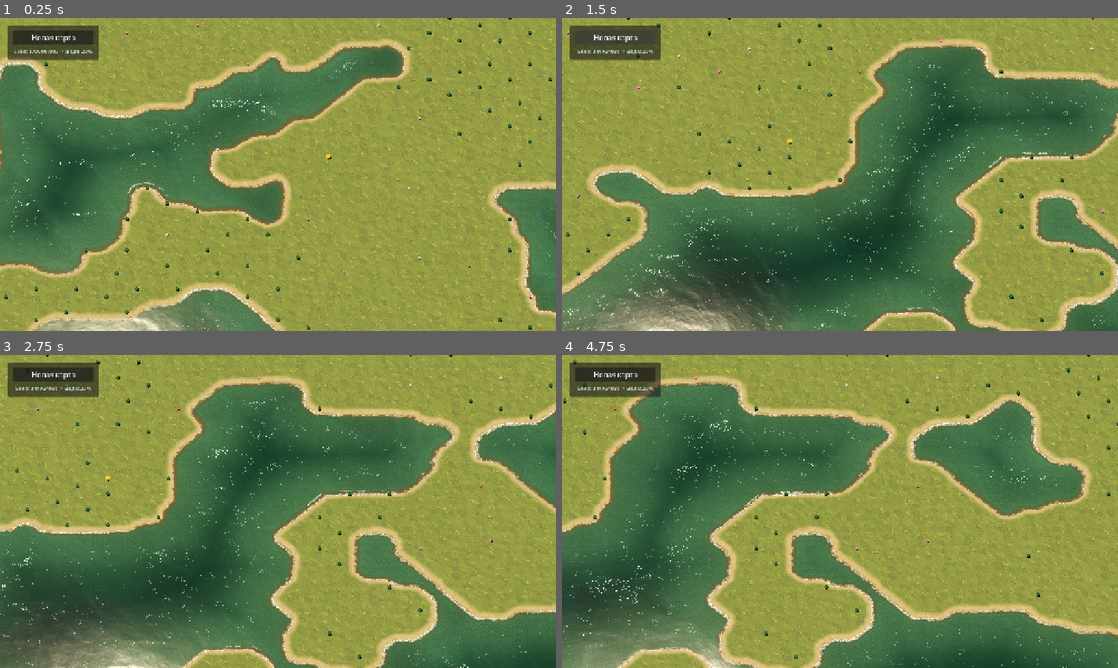
Above: before the commit, frames 1-4 (two rows, left to right).
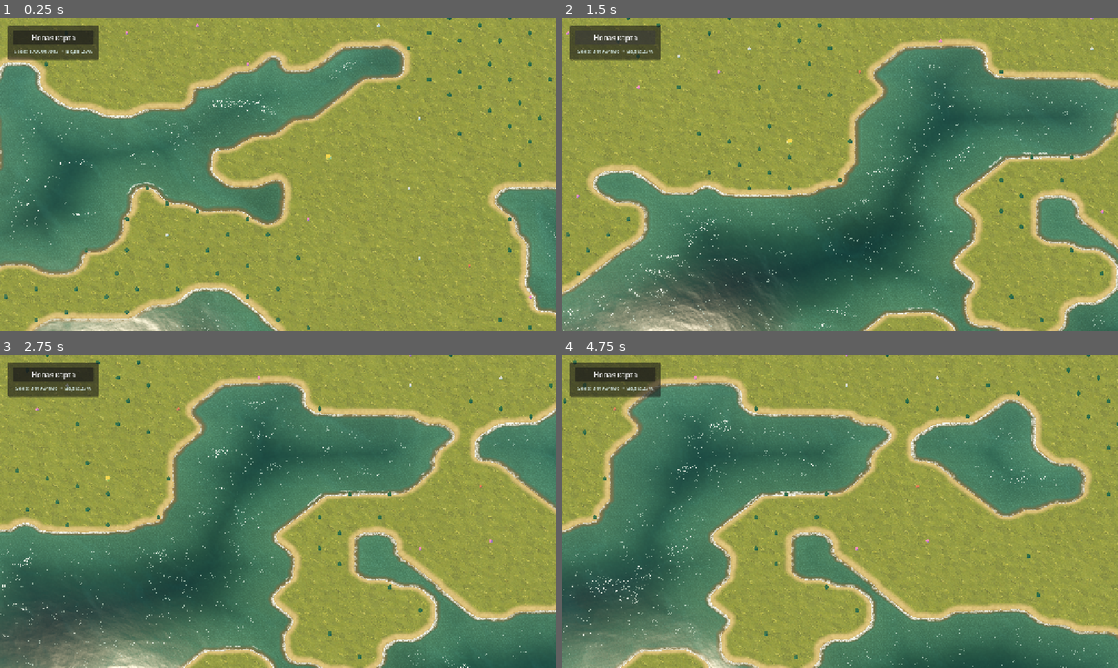
Above: after the commit, the same moments.

Repository: FROSTEG12/RTS-Perlin-Prototype
Game: Godot game, scene res://scenes/main.tscn
Two runs of this game, one before a commit and one after it. Both use one fixed random seed, a clock stepped at 60 frames per second and the inputs below.
Inputs (mouse positions are in pixels of both pictures, inside the frame that each line leads up to):
- Up to frame 1 (0.25 s): no input
- Up to frame 2 (1.5 s): click "Новая карта" at 0.5 s; click "Новая карта" at 1.25 s
- Up to frame 3 (2.75 s): move the mouse to (400, 495) at 2.02 s; hold D from 2.03 s (still down); click (400, 495) at 2.17 s
- Up to frame 4 (4.75 s): release D at 2.75 s; drag from (728, 527) to (812, 574) at 2.77 s; move the mouse to (895, 442) at 3.52 s; hold D 3.53-4.25 s; drag from (812, 574) to (673, 464) at 4.27 s

The runs differ from the first frame. In frame 1, 16% of the frame differs, in the area x 0-100%, y 0-100%; in frame 2, 16%; in frame 3, 15%; in frame 4, 19%.

Commit message:
feat: add volumetric sky and moving cloud shadows

Diff:
--- a/scenes/main.tscn
+++ b/scenes/main.tscn
@@ -1,20 +1,16 @@
-[gd_scene load_steps=10 format=3]
+[gd_scene load_steps=11 format=3]
 
 [ext_resource path="res://scripts/main.gd" type="Script" id="1_main"]
 [ext_resource path="res://scripts/map_renderer.gd" type="Script" id="2_renderer"]
 [ext_resource path="res://scripts/game_camera.gd" type="Script" id="3_camera"]
 [ext_resource path="res://scripts/test_unit.gd" type="Script" id="4_unit"]
+[ext_resource path="res://shaders/sky_clouds.gdshader" type="Shader" id="5_sky"]
 
-[sub_resource type="ProceduralSkyMaterial" id="ProceduralSky_water"]
-sky_top_color = Color(0.055, 0.13, 0.19, 1)
-sky_horizon_color = Color(0.42, 0.63, 0.67, 1)
-ground_bottom_color = Color(0.025, 0.055, 0.065, 1)
-ground_horizon_color = Color(0.30, 0.45, 0.43, 1)
-sun_angle_max = 18.0
-sun_curve = 0.08
+[sub_resource type="ShaderMaterial" id="ShaderMaterial_cloud_sky"]
+shader = ExtResource("5_sky")
 
 [sub_resource type="Sky" id="Sky_water"]
-sky_material = SubResource("ProceduralSky_water")
+sky_material = SubResource("ShaderMaterial_cloud_sky")
 radiance_size = 3
 
 [sub_resource type="Environment" id="Environment_main"]
--- a/shaders/grass.gdshader
+++ b/shaders/grass.gdshader
@@ -1,5 +1,7 @@
 shader_type spatial;
 render_mode cull_disabled, unshaded;
+
+#include "res://shaders/cloud_common.gdshaderinc"
 
 uniform sampler2D grass_texture : repeat_enable, filter_nearest;
 uniform sampler2D shore_distance_texture : filter_linear, repeat_disable;
@@ -7,6 +9,12 @@
 uniform float map_world_size = 104.0;
 uniform vec3 wet_sand_color : source_color = vec3(0.48, 0.38, 0.22);
 uniform vec3 dry_sand_color : source_color = vec3(0.76, 0.63, 0.38);
+uniform vec2 cloud_wind_direction = vec2(0.91, 0.41);
+uniform float cloud_scale : hint_range(0.005, 0.2, 0.001) = 0.035;
+uniform float cloud_speed : hint_range(0.0, 2.0, 0.01) = 0.32;
+uniform float cloud_coverage : hint_range(0.0, 1.0, 0.01) = 0.53;
+uniform float cloud_shadow_strength : hint_range(0.0, 1.0, 0.01) = 0.24;
+uniform vec3 cloud_shadow_tint : source_color = vec3(0.50, 0.64, 0.68);
 
 varying vec3 world_position;
 
@@ -50,6 +58,11 @@
 	float irregular_transition = smoothstep(0.18, 0.82, sand_detail);
 	sand_to_grass = clamp(sand_to_grass + (irregular_transition - 0.5) * 0.18, 0.0, 1.0);
 	ALBEDO = mix(sand, grass, sand_to_grass);
+	float cloud_shadow = projected_cloud_density(
+		world_position.xz, TIME, cloud_wind_direction,
+		cloud_scale, cloud_speed, cloud_coverage
+	);
+	ALBEDO *= mix(vec3(1.0), cloud_shadow_tint, cloud_shadow * cloud_shadow_strength);
 	ROUGHNESS = 0.94;
 	SPECULAR = 0.16;
 }
--- /dev/null
+++ b/shaders/sky_clouds.gdshader
@@ -0,0 +1,63 @@
+shader_type sky;
+
+#include "res://shaders/cloud_common.gdshaderinc"
+
+uniform float coverage : hint_range(0.0, 1.0, 0.01) = 0.53;
+uniform float thickness : hint_range(10.0, 100.0, 1.0) = 48.0;
+uniform float absorption : hint_range(0.1, 2.0, 0.01) = 0.72;
+uniform vec3 sun_direction = vec3(0.47, 0.72, 0.51);
+uniform vec2 cloud_wind_direction = vec2(0.91, 0.41);
+uniform float cloud_speed : hint_range(0.0, 2.0, 0.01) = 0.32;
+
+const int MARCH_STEPS = 8;
+
+
+float sky_cloud_density(vec3 position, float time) {
+	vec2 wind = normalize(cloud_wind_direction);
+	vec3 sample_position = position * 0.012;
+	sample_position.xz -= wind * time * cloud_speed * 0.012;
+	float density = cloud_fbm(sample_position * 1.24);
+	return density * smoothstep(coverage, coverage + 0.08, density);
+}
+
+
+vec3 render_sky_color(vec3 eye_direction) {
+	vec3 horizon = vec3(0.36, 0.61, 0.73);
+	vec3 zenith = vec3(0.055, 0.18, 0.34);
+	vec3 sky_color = mix(horizon, zenith, clamp(eye_direction.y, 0.0, 1.0));
+	float sun_amount = max(dot(eye_direction, normalize(sun_direction)), 0.0);
+	sky_color += vec3(1.0, 0.77, 0.49) * min(pow(sun_amount, 180.0) * 4.0, 1.0);
+	sky_color += vec3(1.0, 0.68, 0.42) * pow(sun_amount, 8.0) * 0.14;
+	return sky_color;
+}
+
+
+vec4 render_clouds(vec3 eye_direction, float time) {
+	if (eye_direction.y <= 0.015) {
+		return vec4(0.0);
+	}
+	float march_step = thickness / float(MARCH_STEPS);
+	vec3 projection = eye_direction / eye_direction.y;
+	vec3 cloud_position = projection * 95.0;
+	vec3 iterator = projection * march_step;
+	float transmittance = 1.0;
+	float alpha = 0.0;
+	vec3 cloud_color = vec3(0.0);
+	for (int step_index = 0; step_index < MARCH_STEPS; step_index++) {
+		float height = float(step_index) / float(MARCH_STEPS - 1);
+		float density = sky_cloud_density(cloud_position, time);
+		float step_transmittance = exp(-absorption * density * march_step * 0.055);
+		transmittance *= step_transmittance;
+		cloud_color += transmittance * mix(vec3(0.48, 0.55, 0.60), vec3(1.0, 0.94, 0.82), height) * density * march_step * 0.035;
+		alpha += (1.0 - step_transmittance) * (1.0 - alpha);
+		cloud_position += iterator;
+	}
+	return vec4(clamp(cloud_color, vec3(0.0), vec3(1.0)), alpha * 0.92);
+}
+
+
+void sky() {
+	vec3 base_sky = render_sky_color(EYEDIR);
+	vec4 clouds = render_clouds(EYEDIR, TIME);
+	COLOR = mix(base_sky, clouds.rgb, clouds.a);
+}
--- a/shaders/water.gdshader
+++ b/shaders/water.gdshader
@@ -1,5 +1,7 @@
 shader_type spatial;
 render_mode cull_disabled, depth_draw_opaque;
+
+#include "res://shaders/cloud_common.gdshaderinc"
 
 uniform sampler2D DEPTH_TEXTURE : hint_depth_texture, filter_linear_mipmap;
 uniform sampler2D SCREEN_TEXTURE : hint_screen_texture, filter_linear_mipmap;
@@ -60,6 +62,12 @@
 uniform float wind_streak_density : hint_range(0.1, 20.0, 0.1) = 13.0;
 uniform float shore_wave_speed : hint_range(0.0, 1.0, 0.01) = 0.10;
 uniform float shore_wave_frequency : hint_range(1.0, 40.0, 0.5) = 16.0;
+uniform vec2 cloud_wind_direction = vec2(0.91, 0.41);
+uniform float cloud_scale : hint_range(0.005, 0.2, 0.001) = 0.035;
+uniform float cloud_speed : hint_range(0.0, 2.0, 0.01) = 0.32;
+uniform float cloud_coverage : hint_range(0.0, 1.0, 0.01) = 0.53;
+uniform float cloud_shadow_strength : hint_range(0.0, 1.0, 0.01) = 0.20;
+uniform vec3 cloud_shadow_tint : source_color = vec3(0.46, 0.61, 0.67);
 
 varying vec3 world_vert;
 varying float wave_height;
@@ -328,6 +336,11 @@
 	// orthographic zoom level without flattening the real lighting.
 	float slope_readability = smoothstep(0.008, 0.052, length(vertex_normal_world.xz));
 	ALBEDO += vec3(0.010, 0.026, 0.032) * slope_readability;
+	float cloud_shadow = projected_cloud_density(
+		world_vert.xz, TIME, cloud_wind_direction,
+		cloud_scale, cloud_speed, cloud_coverage
+	);
+	ALBEDO *= mix(vec3(1.0), cloud_shadow_tint, cloud_shadow * cloud_shadow_strength);
 
 	vec2 wind = normalize(wind_direction);
 	vec2 depth_texel = 1.0 / vec2(textureSize(map_depth_texture, 0));
Not shown, added: shaders/cloud_common.gdshaderinc
Not shown, added: shaders/cloud_common.gdshaderinc.uid
Not shown, added: shaders/sky_clouds.gdshader.uid
